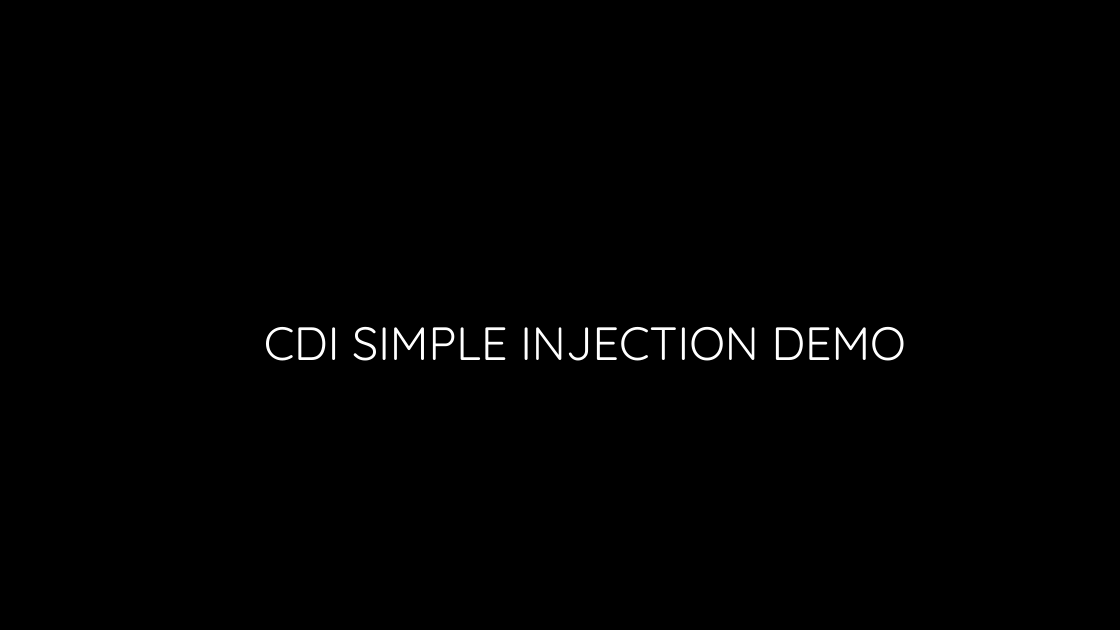
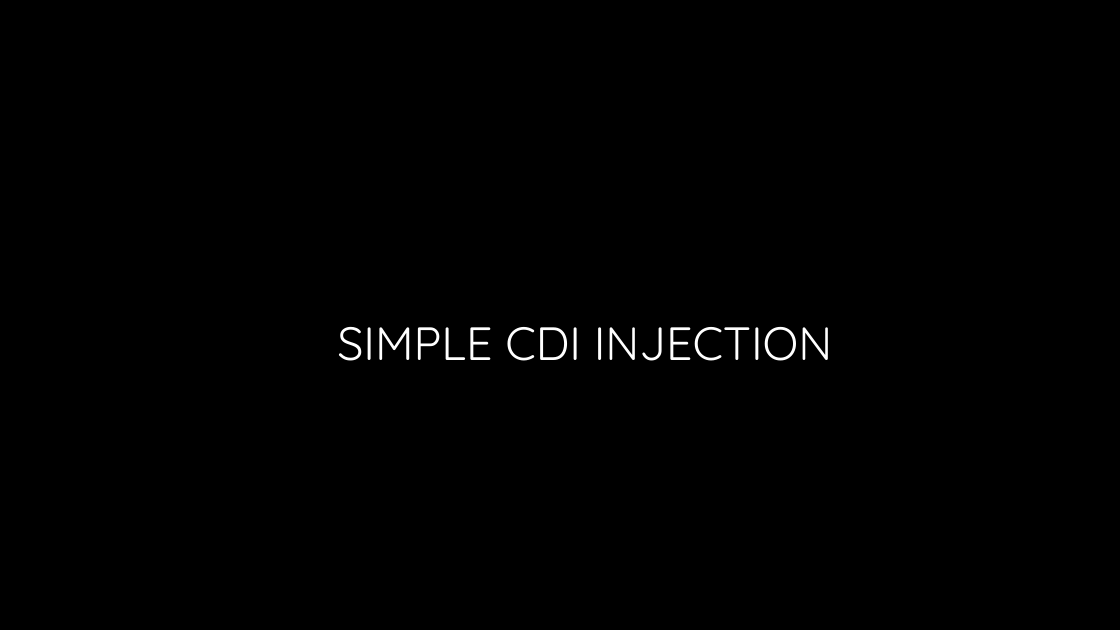
Before and after one commit to Crypto93/CDI_overview, a slide deck: slide 15 of CDI_overview_presentation.pptx (slide 14 before the commit). Drawn at 1120x630 pixels with LibreOffice and Linux fonts; fonts in the diff are those of the drawing; background and template pictures are left out. Boxes give left, top, right and bottom in pixels: in the first picture for what was removed or moved away, otherwise in the second. Text is boxed around its words. In the diff, an @@ line names an element or a change of style, - is before the commit and + after.

```diff
--- a/CDI_overview_presentation.pptx
+++ b/CDI_overview_presentation.pptx
@@ title at (337, 327, 833, 361): text changed @@
-CDI SIMPLE INJECTION DEMO
+SIMPLE CDI INJECTION
```
Also in this commit, not shown: 28 slides added.
